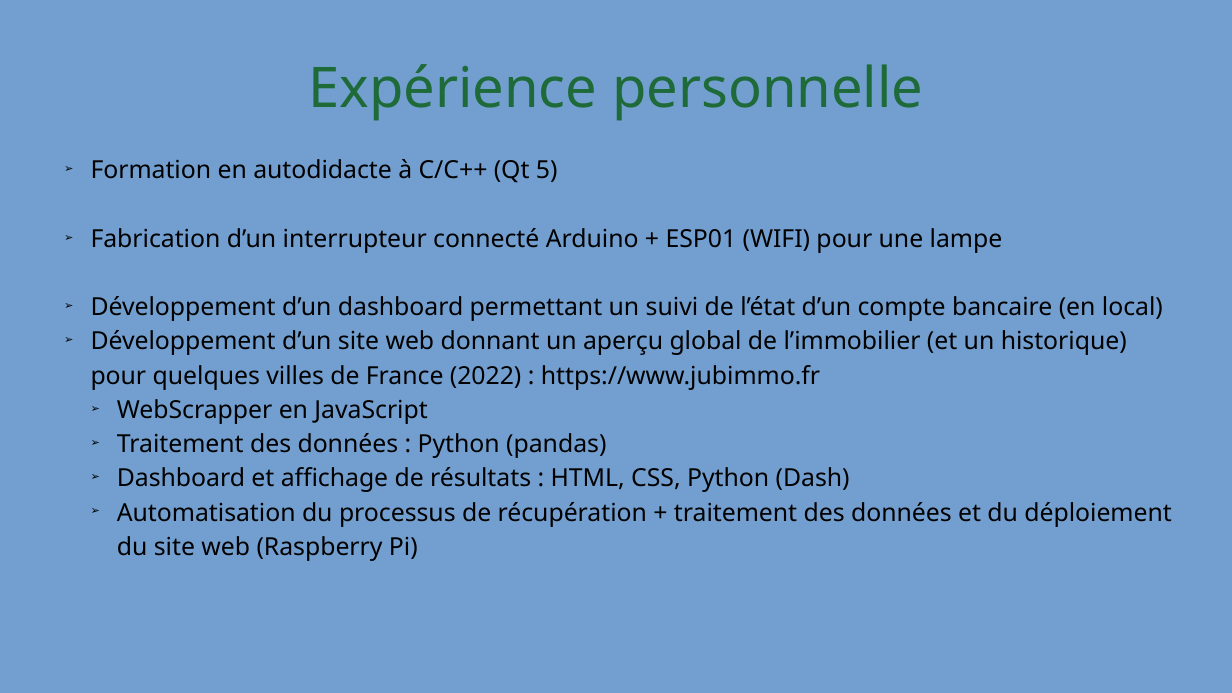
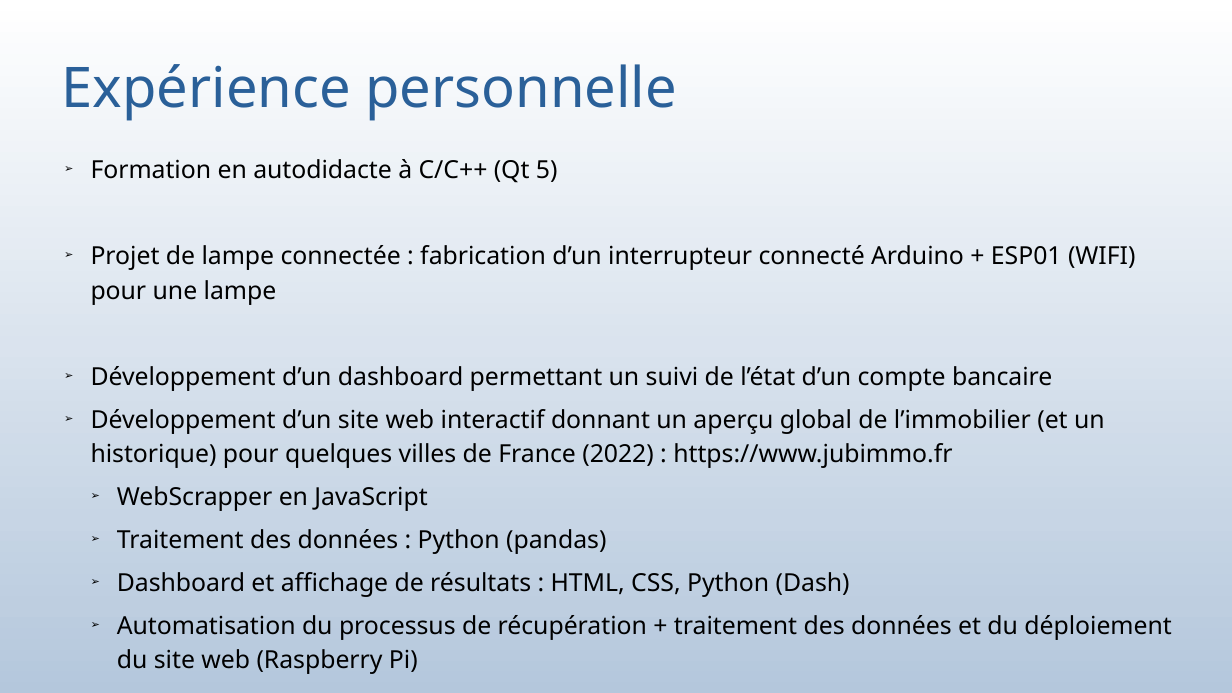
Before and after one commit to bauj/AJC_projet_belib, a slide deck: slide 3 of presentation_projet.odp. Drawn at 1232x693 pixels with LibreOffice and Linux fonts; fonts in the diff are those of the drawing. Boxes give left, top, right and bottom in pixels: in the first picture for what was removed or moved away, otherwise in the second. Text is boxed around its words. In the diff, an @@ line names an element or a change of style, - is before the commit and + after.

```diff
--- a/presentation_projet.odp
+++ b/presentation_projet.odp
@@ background #729FCF to gradient #FFFFFF to #FEFEFE to #FDFDFE to #FBFCFD to #FAFBFD to #F9FBFC @@
@@ title "Expérience personnelle" at (62, 64, 676, 121): text colour #1E6A39 to #2A6099; alignment centre to left @@
@@ subtitle at (91, 159, 1171, 674): more space between paragraphs @@
@@ subtitle at (91, 245, 1135, 468): text changed @@
-➢ Fabrication d’un interrupteur connecté Arduino + ESP01 (WIFI) pour une lampe
-➢ Développement d’un dashboard permettant un suivi de l’état d’un compte bancaire (en local)
-➢ Développement d’un site web donnant un aperçu global de l’immobilier (et un historique) pour quelques villes de France (2022) : https://www.jubimmo.fr
+➢ Projet de lampe connectée : fabrication d’un interrupteur connecté Arduino + ESP01 (WIFI) pour une lampe
+➢ Développement d’un dashboard permettant un suivi de l’état d’un compte bancaire
+➢ Développement d’un site web interactif donnant un aperçu global de l’immobilier (et un historique) pour quelques villes de France (2022) : https://www.jubimmo.fr
```
Also in this commit, not shown: 6 other slides changed, 35 slides added, 5 slides removed, 15 other files.
